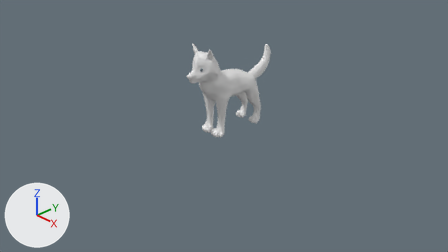
The Blender file modelling/Husky Puppy.blend, before and after one commit.
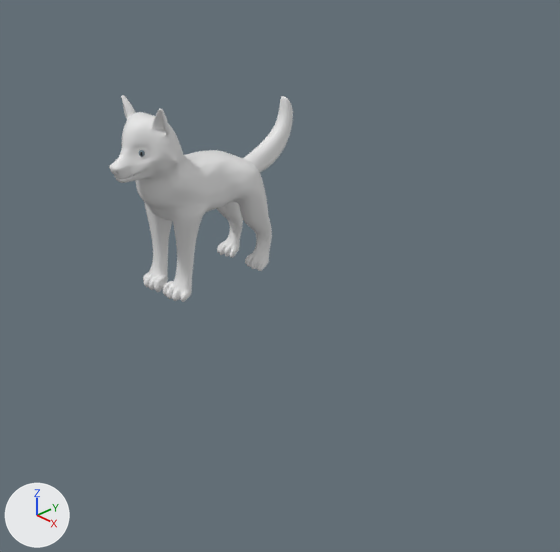
Each version appears first from the file's camera 'Camera', and next in a close-up on the part from 31% to 88% of the width and 0% to 100% of the height. The lights are fixed; the arrows at lower left show +X, +Y and +Z.

Objects in the first close-up: 'Husky'.
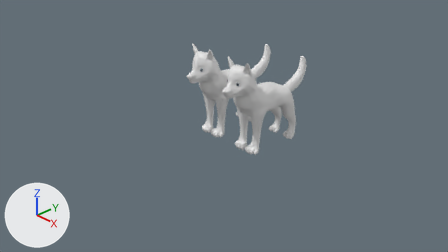
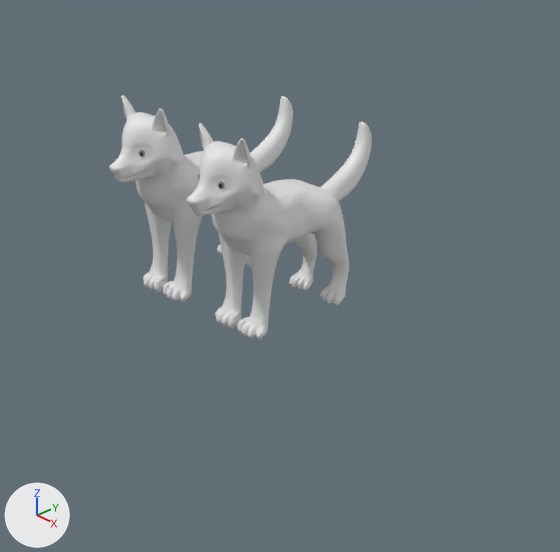
What changed in the scene script:
```text
Add me_cube_001:
    me_cube_001.from_pydata(...)  # 1388 vertices, 1343 faces; spans x 0.0..0.3, y -0.71..1.25, z -0.83..0.84
    me_cube_001.polygons.foreach_set('use_smooth', [True] * 1343)
    # faces by material slot: [1112, 224, 7]
    me_cube_001.materials.append(mat_white)  # its picture is missing
    me_cube_001.materials.append(mat_material_004)  # blue #6d7e88
    me_cube_001.materials.append(mat_material_005)  # black #000000
Add ob_husky_001:
    ob_husky_001 = bpy.data.objects.new('Husky.001', me_cube_001)
    ob_husky_001.location = (0.982, -0.224, 0.799)
    _m = ob_husky_001.modifiers.new('Mirror', 'MIRROR')
    _m.use_clip = True
    _m = ob_husky_001.modifiers.new('Subdivision', 'SUBSURF')
    _m.levels = 2
```

What differs and where, as boxes (x1, y1, x2, y2) in the close-ups (560 x 552 px):
'Husky.001', added
    after: (187, 122, 372, 340)
    faces in mat_white (its picture is missing): (187, 122, 372, 340)
